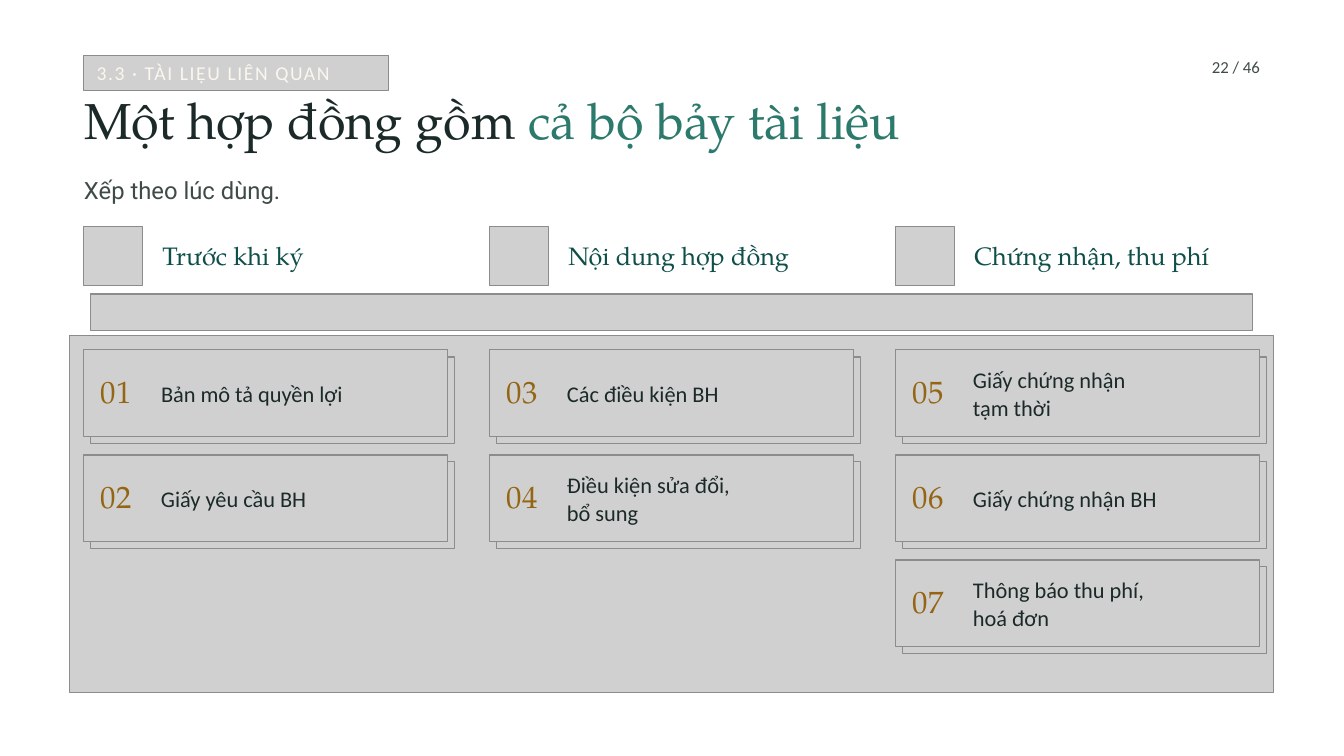
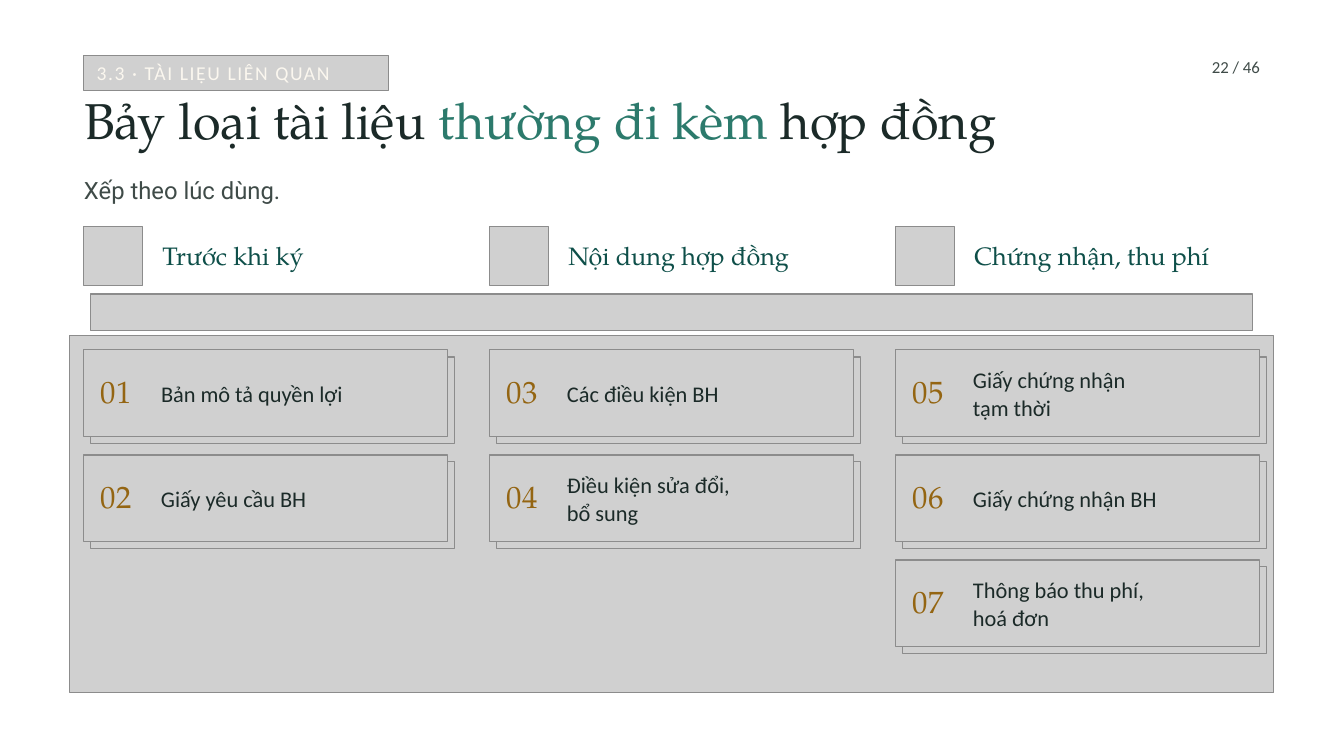
Before and after one commit to tranquanghaofake-dotcom/Law, a slide deck: slide 22 of docs/bai/ch3-bao-hiem-thuong-mai/bao-hiem-thuong-mai.pptx. Drawn at 1344x756 pixels with LibreOffice and Linux fonts; fonts in the diff are those of the drawing; grey boxes stand for pictures; background and template pictures are left out. Boxes give left, top, right and bottom in pixels: in the first picture for what was removed or moved away, otherwise in the second. Text is boxed around its words. In the diff, an @@ line names an element or a change of style, - is before the commit and + after.

```diff
--- a/docs/bai/ch3-bao-hiem-thuong-mai/bao-hiem-thuong-mai.pptx
+++ b/docs/bai/ch3-bao-hiem-thuong-mai/bao-hiem-thuong-mai.pptx
@@ title at (84, 86, 997, 154): text changed; text colour #2C7A6C to #1B2A28 @@
-Một hợp đồng gồm cả bộ bảy tài liệu
+Bảy loại tài liệu thường đi kèm hợp đồng
```
Also in this commit, not shown: 19 other slides changed, 6 other files.
